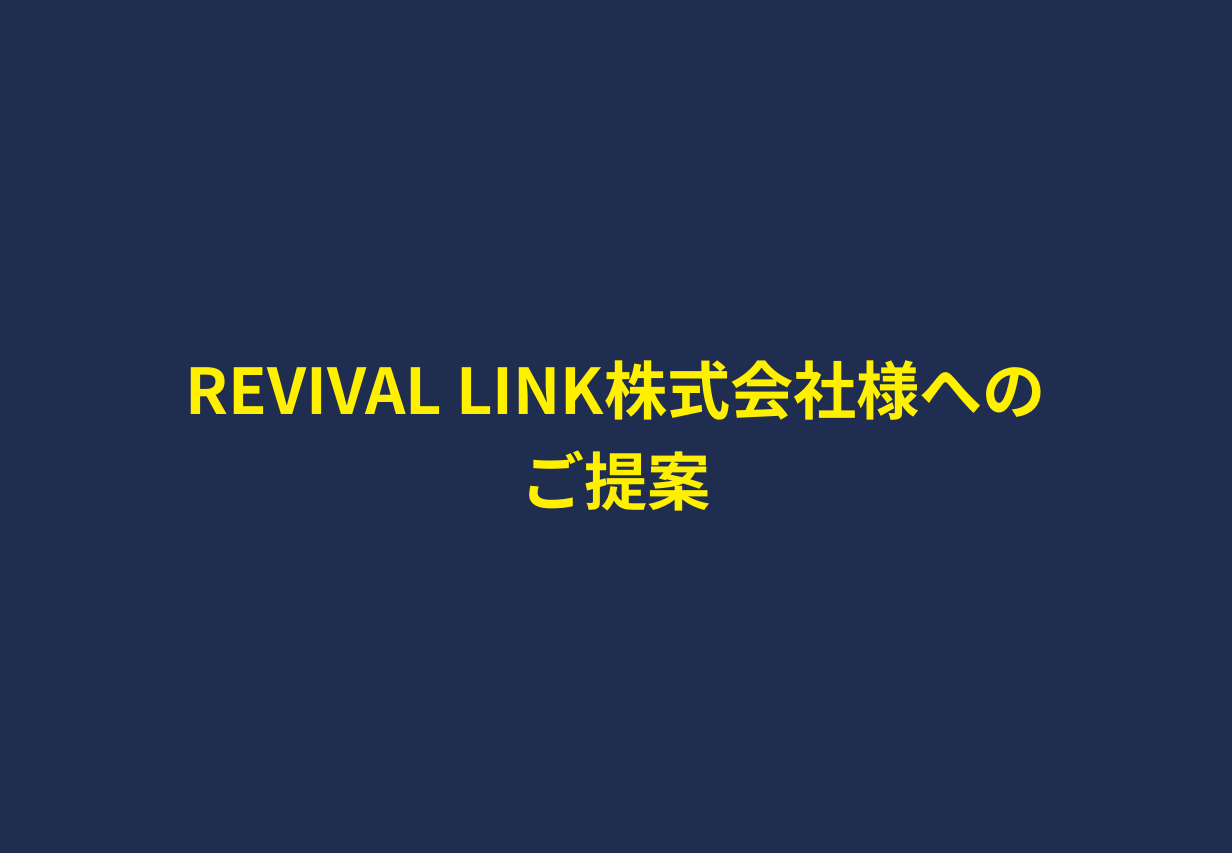
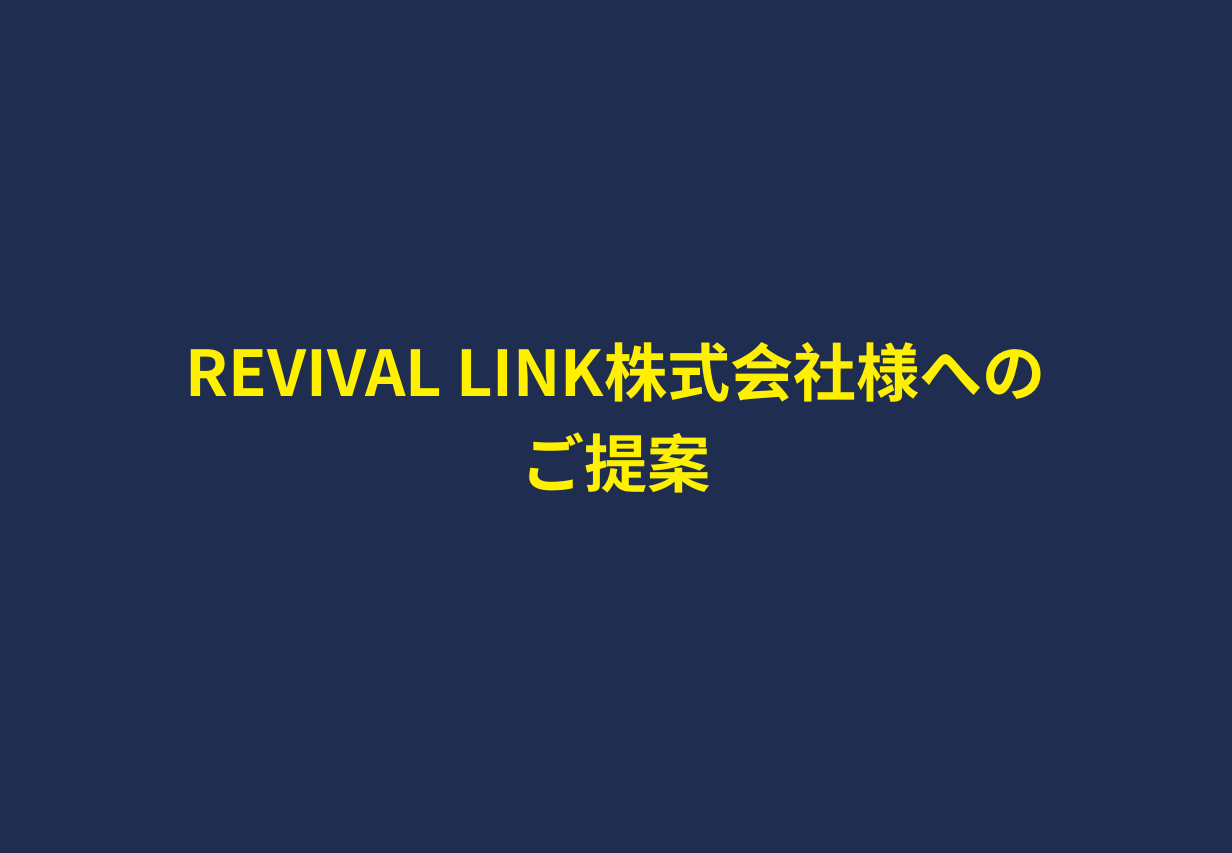
Before and after one commit to soshiro-iki-sys/-, a slide deck: slide 51 of proposals/REVIVAL_LINK様_ご提案書.pptx. Drawn at 1232x853 pixels with LibreOffice and Linux fonts; fonts in the diff are those of the drawing. Boxes give left, top, right and bottom in pixels: in the first picture for what was removed or moved away, otherwise in the second. Text is boxed around its words. In the diff, an @@ line names an element or a change of style, - is before the commit and + after.

```diff
--- a/proposals/REVIVAL_LINK様_ご提案書.pptx
+++ b/proposals/REVIVAL_LINK様_ご提案書.pptx
@@ background #FFFFFF to #1F2D50 @@
@@ freeform shape removed at [0, 0, 1232, 853] @@
@@ text "REVIVAL LINK株式会社様への": place and size @@
-text "REVIVAL LINK株式会社様への" at [185, 360, 1046, 511]
+text "REVIVAL LINK株式会社様への" at [185, 342, 1046, 493]
@@ text "REVIVAL LINK株式会社様への" at [185, 342, 1046, 493]: line spacing 57.8pt to 1.2; vertical alignment top to middle @@
```
Also in this commit, not shown: 51 other slides changed, 4 other files.
